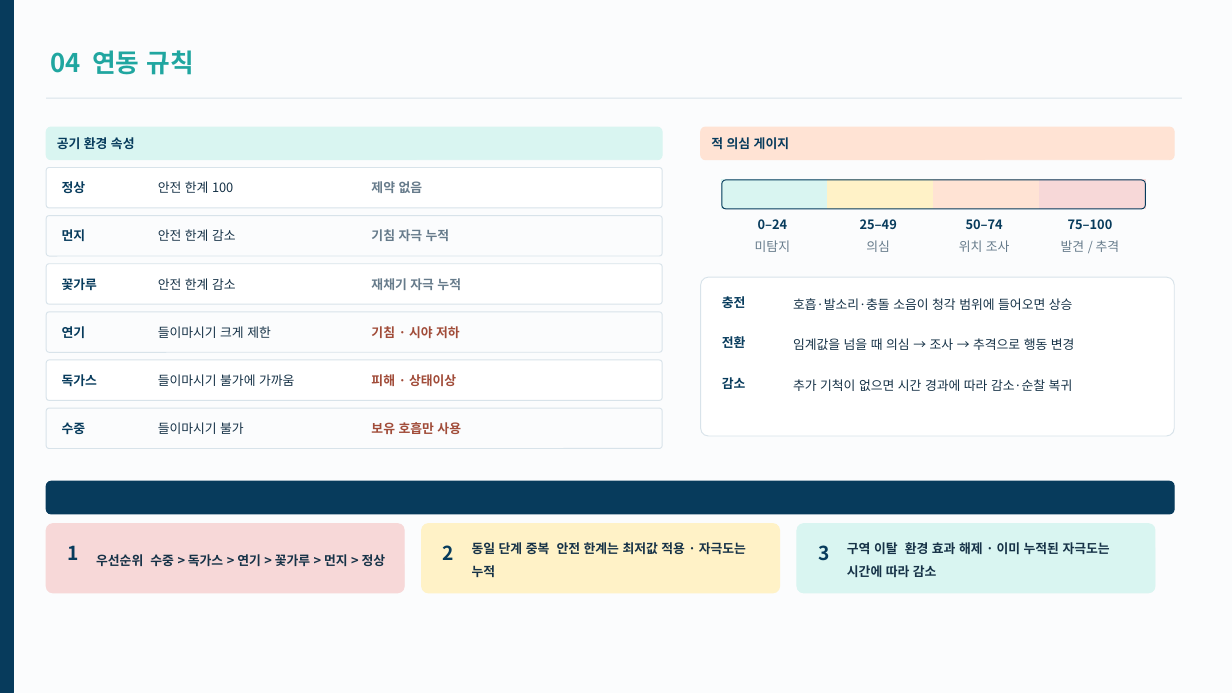
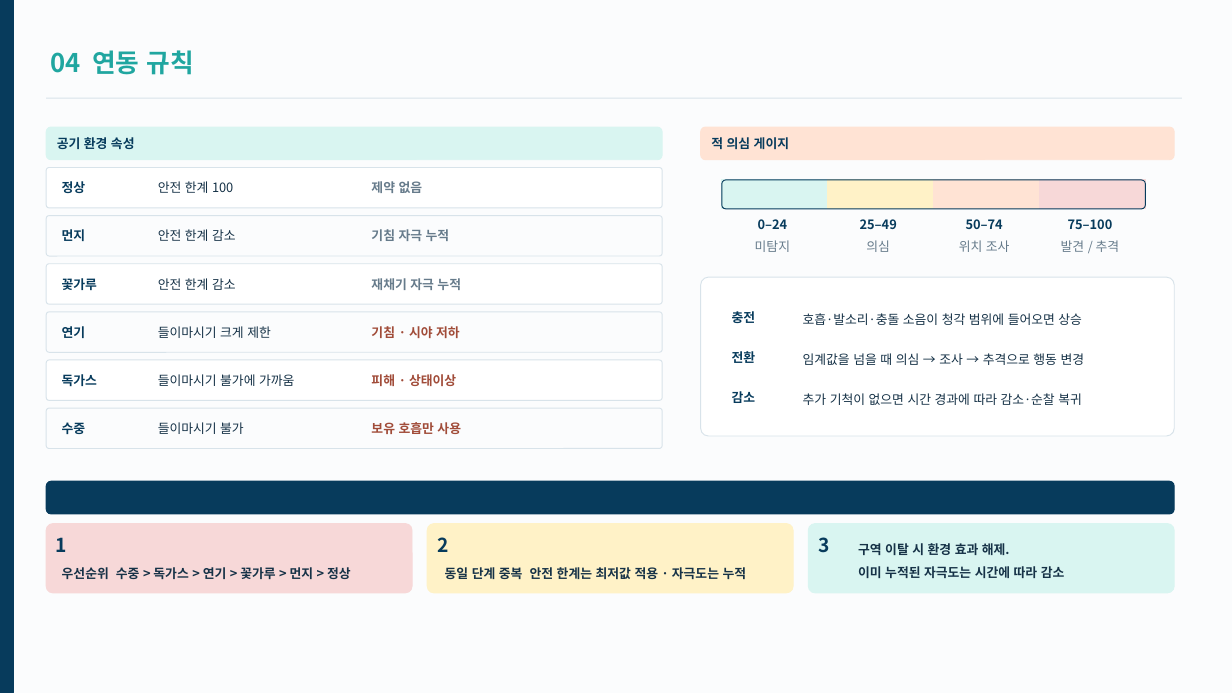
Before and after one commit to ysooj/Gihoek_8, a slide deck: slide 7 of 호흡_시스템_기획문서_최종정리본.pptx. Drawn at 1232x693 pixels with LibreOffice and Linux fonts; fonts in the diff are those of the drawing. Boxes give left, top, right and bottom in pixels: in the first picture for what was removed or moved away, otherwise in the second. Text is boxed around its words. In the diff, an @@ line names an element or a change of style, - is before the commit and + after.

```diff
--- a/호흡_시스템_기획문서_최종정리본.pptx
+++ b/호흡_시스템_기획문서_최종정리본.pptx
@@ 6 texts: place and size @@
-6 texts at box(722, 296, 1075, 391)
+6 texts at box(732, 311, 1085, 405)
@@ text "1": place and size @@
-text "1" at box(68, 545, 79, 560)
+text "1" at box(56, 537, 67, 552)
@@ rounded rectangle: place and size @@
-rounded rectangle at box(46, 524, 405, 593)
+rounded rectangle at box(46, 524, 412, 593)
@@ text "2": place and size @@
-text "2" at box(443, 545, 454, 560)
+text "2" at box(437, 537, 448, 552)
@@ rounded rectangle: place and size @@
-rounded rectangle at box(421, 524, 780, 593)
+rounded rectangle at box(427, 524, 793, 593)
@@ text "3": place and size @@
-text "3" at box(818, 545, 829, 561)
+text "3" at box(818, 537, 829, 553)
@@ rounded rectangle: place and size @@
-rounded rectangle at box(797, 524, 1155, 593)
+rounded rectangle at box(809, 524, 1175, 593)
@@ text "우선순위 수중 > 독가스 > ...": place and size @@
-text "우선순위 수중 > 독가스 > ..." at box(96, 554, 386, 566)
+text "우선순위 수중 > 독가스 > ..." at box(62, 567, 351, 579)
@@ text "동일 단계 중복 안전 한계는 ..." rewrapped from box(472, 542, 746, 577) to box(445, 567, 747, 579) @@
@@ text at box(858, 543, 1065, 578): text changed @@
-구역 이탈 환경 효과 해제 · 이미 누적된 자극도는 시간에 따라 감소
+구역 이탈 시 환경 효과 해제.
+이미 누적된 자극도는 시간에 따라 감소
```
Also in this commit, not shown: 6 other slides changed, 14 other files.
